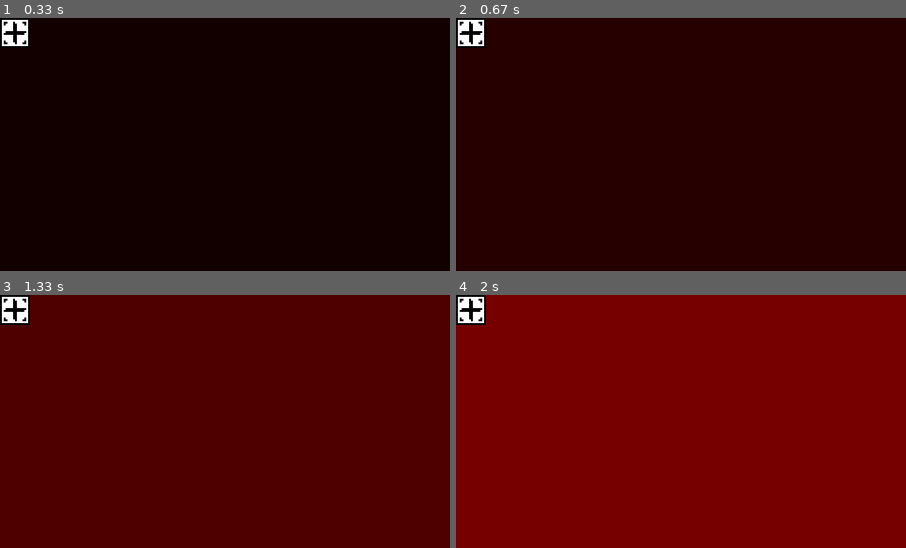
Above: before the commit, frames 1-4 (two rows, left to right).
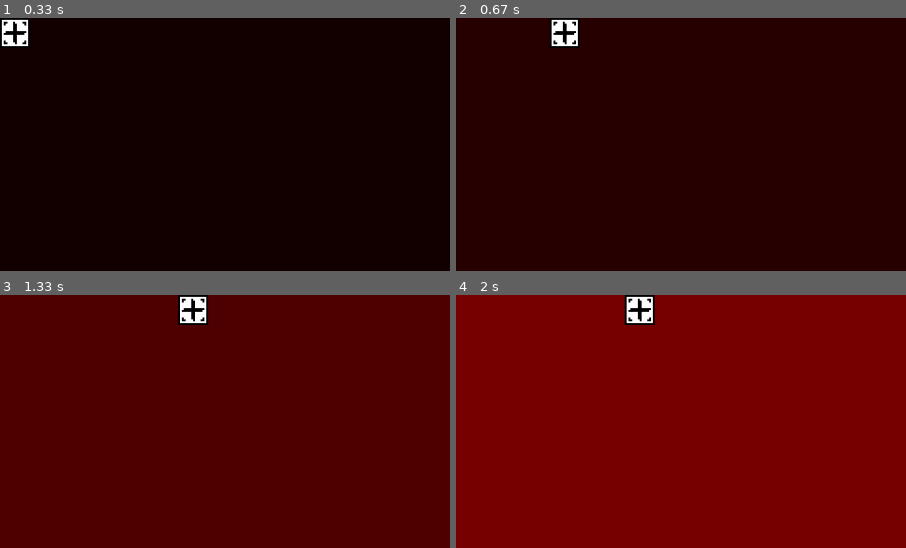
Above: after the commit, the same moments.

Repository: MakerBox-NZ/pygame_trukavev2
Game: pygame game, started from Gam e.py
Two runs of this game, one before a commit and one after it. Both use one fixed random seed, a clock stepped at 60 frames per second and the inputs below.
Inputs:
- Up to frame 1 (0.33 s): no input
- Up to frame 2 (0.67 s): hold D from 0.33 s (still down)
- Up to frame 3 (1.33 s): release D at 0.8 s; hold W 0.83-1.13 s; hold D from 1.17 s (still down)
- Up to frame 4 (2 s): release D at 1.63 s; hold A from 1.67 s (still down)
The pictures show only the part of the screen within x 0-50%, y 0-50%; the shares and areas given below are measured in that part.

Frame 1 is identical in both runs. In frame 2, 1.6% of the frame differs, in the area x 0-28%, y 0-12%; in frame 3, 1.6%; in frame 4, 1.6%, in the area x 0-45%, y 0-12%.

Commit message:
Added 'x' movement!
Yay! Now my square-thingy can move left and right!

Diff:
--- a/Gam e.py
+++ b/Gam e.py
@@ -13,6 +13,8 @@
     # Spawn a player
     def __init__(self):
         pygame.sprite.Sprite.__init__(self)
+        self.momentumX = 0
+        self.momentumY = 0
         self.images = [ ]
         img = pygame.image.load(os.path.join('images', 'player.png')).convert()
         self.images.append(img)
@@ -20,6 +22,21 @@
         self.rect = self.image.get_rect()
         self.image.convert_alpha()
         self.image.set_colorkey(alpha)
+
+    def control(self, x, y):
+        self.momentumX += x
+        self.momentumY += y
+
+    def update(self):
+        currentX = self.rect.x
+        nextX = currentX + self.momentumX
+        self.rect.x = nextX
+
+        currentY = self.rect.y
+        nextY = currentY + self.momentumY
+        self.rect.y = nextY
+
+
 
 
 # SETUP
@@ -53,6 +70,7 @@
 player.rect.y = 0
 movingsprites = pygame.sprite.Group()
 movingsprites.add(player)
+movesteps = 10
 
 # MAIN LOOP/GAME
 while main == True:
@@ -66,19 +84,23 @@
                 print("Up Stop")
             if event.key == ord('a'):
                 print("Left Stop")
+                player.control(movesteps, 0)
             if event.key == ord('s'):
                 print("QuickDown Stop")
             if event.key == ord('d'):
                 print("Right Stop")
+                player.control(-movesteps, 0)
         if event.type == pygame.KEYDOWN:
             if event.key == ord('w'):
                 print("Up")
             if event.key == ord('a'):
                 print("Left")
+                player.control(-movesteps, 0)
             if event.key == ord('s'):
                 print("QuickDown")
             if event.key == ord('d'):
                 print("Right")
+                player.control(movesteps, 0)
     if redin:
         a += 1
     elif redde:
@@ -107,6 +129,7 @@
         bluede = True
         redin = True
     screen.fill([a,b,c])
+    player.update()
     movingsprites.draw(screen)
     pygame.display.flip()
     clock.tick(fps)
